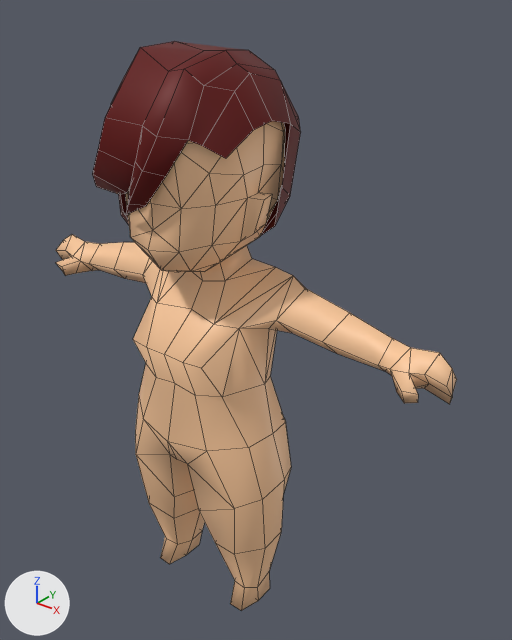
An edit to the Blender file novaLOL.blend, drawn before and after from the same camera.
Camera for both pictures: a camera (50 mm lens) standing at (3.55, -3.67, 5.19) and looking at (0.25, 0.45, 2.63). The lights are fixed; the arrows at lower left show +X, +Y and +Z. Mesh edges are drawn as thin lines.
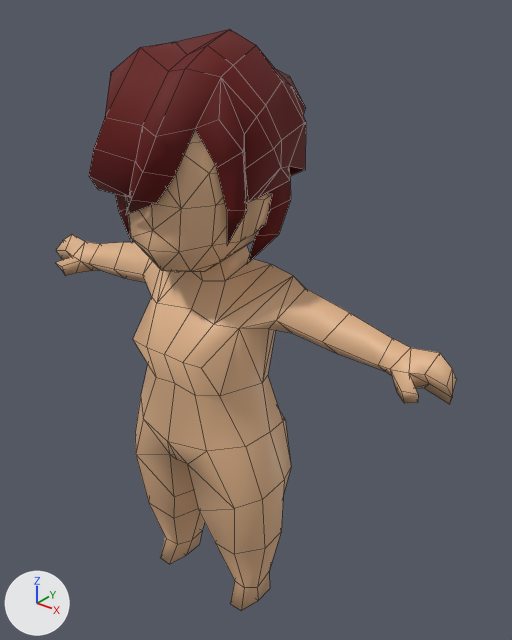
The edits, one by one:
Material 'SKIN TONE' (mat_skin_tone) changes colour from beige #ffcc9e to beige #e4b68d; in linear values from (1.0, 0.605, 0.342) to (0.774, 0.47, 0.267).
In material 'LOVELY HAIR COLOR' (mat_lovely_hair_color), roughness goes from 0.573 to 0.711.
me_cube_001 has 143 vertices, 163 faces and spans x 0.0..2.05, y -1.86..1.62, z -2.06..1.78.
me_cube_001 is used by ob_cube; location (0.019, 0.135, 2.601); rotation (0.698, 0.0, 0.0), in degrees (40, 0, 0).
Before the commit, vertices of me_cube_001: 7 (0.53, -0.18, -0.3) at pixel (264, 384), 8 (0.45, -0.07, -0.44) at pixel (270, 376), 11 (0.66, -0.48, -0.55) at pixel (272, 433), 12 (0.62, -0.68, -0.39) at pixel (248, 447), 13 (0.63, -0.32, -0.71) at pixel (285, 422).
Before the commit, vertices of me_cube_001: 26 (0.42, -0.46, -0.03) at pixel (222, 397).
Part 1, on me_cube_001:
Vertices 7, 8, 11, 12, 13, 26 of me_cube_001 move by (-0.03, 0.0, 0.0).
Part 2, on me_cube_001:
Vertex 18 of me_cube_001 moves from (0.5, 0.55, 0.32) at pixel (275, 267) to (0.46, 0.56, 0.33) at pixel (271, 264).
me_cube_005 is used by ob_cube_001; location (0.019, 0.135, 2.601); rotation (0.698, 0.0, 0.0), in degrees (40, 0, 0).
me_cube_005 had 83 vertices, 70 faces and spanned x -0.75..0.61, y 0.21..1.73, z 0.33..1.92.
me_cube_005 now has 123 vertices, 119 faces and spans x -0.75..0.7, y 0.15..1.83, z 0.19..1.92.
Part 3, on me_cube_005:
75 vertices are removed from x -0.75..0.61, y 0.21..1.73, z 0.33..1.9.
69 faces are deleted.
115 vertices are added at x -0.75..0.7, y 0.15..1.83, z 0.19..1.9.
118 new faces join them.

Location of each change, (x1, y1, x2, y2) in pixels of the pictures (512 x 640 px; the box of a moved part takes in the faces that stretch with it):
'Cube', recoloured, reshaped
    before: (56, 121, 457, 611)
    after: (56, 129, 457, 611)
'Cube.001', reshaped (21% taller)
    before: (92, 41, 301, 235)
    after: (89, 29, 306, 263)
part 1 of me_cube_001, moved or reshaped
    both: (133, 328, 291, 508)
part 2 of me_cube_001, moved or reshaped
    both: (157, 259, 293, 324)
